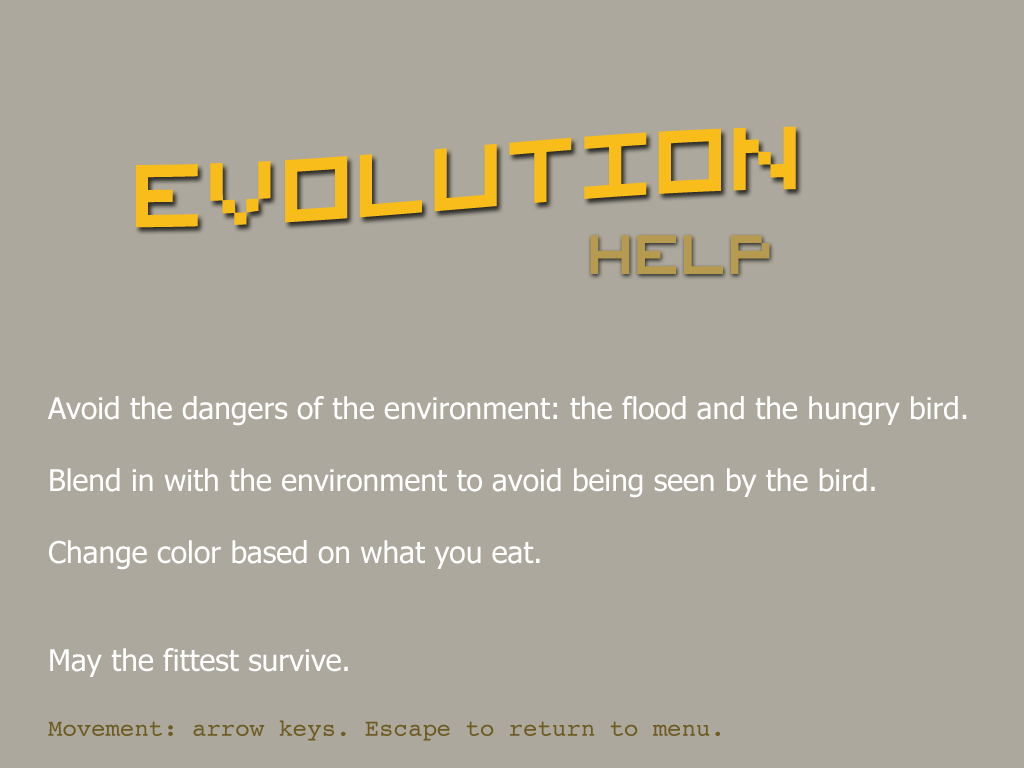
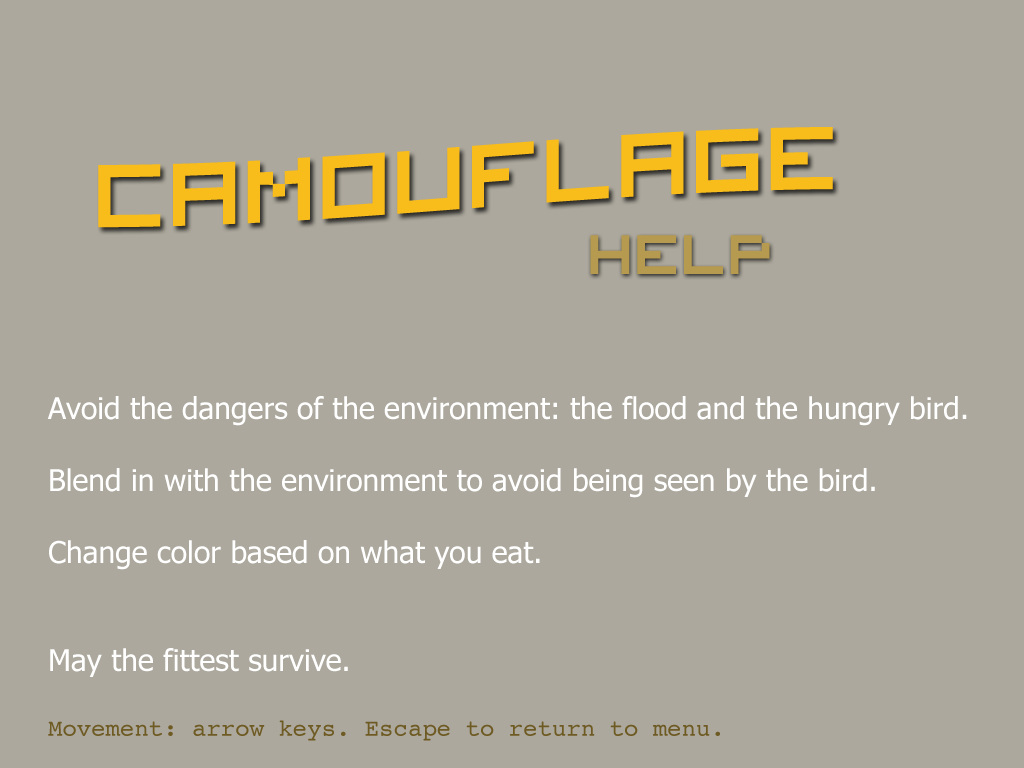
Layered file, before and after one edit (1024×768). Changes by layer:
renamed "Layer 1" to "Layer 3", painted on it over [left=97, top=126, right=840, bottom=235]
